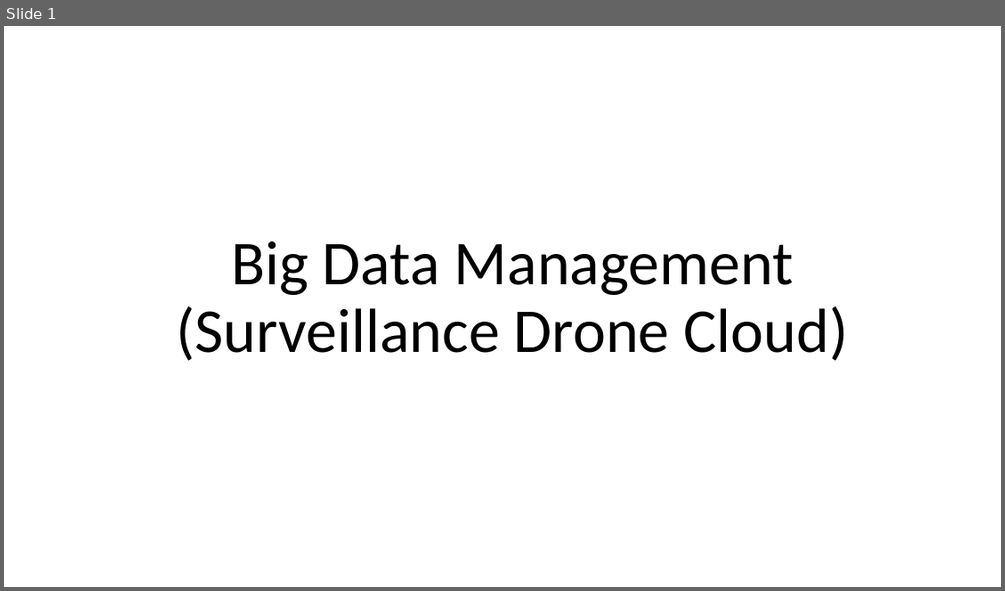
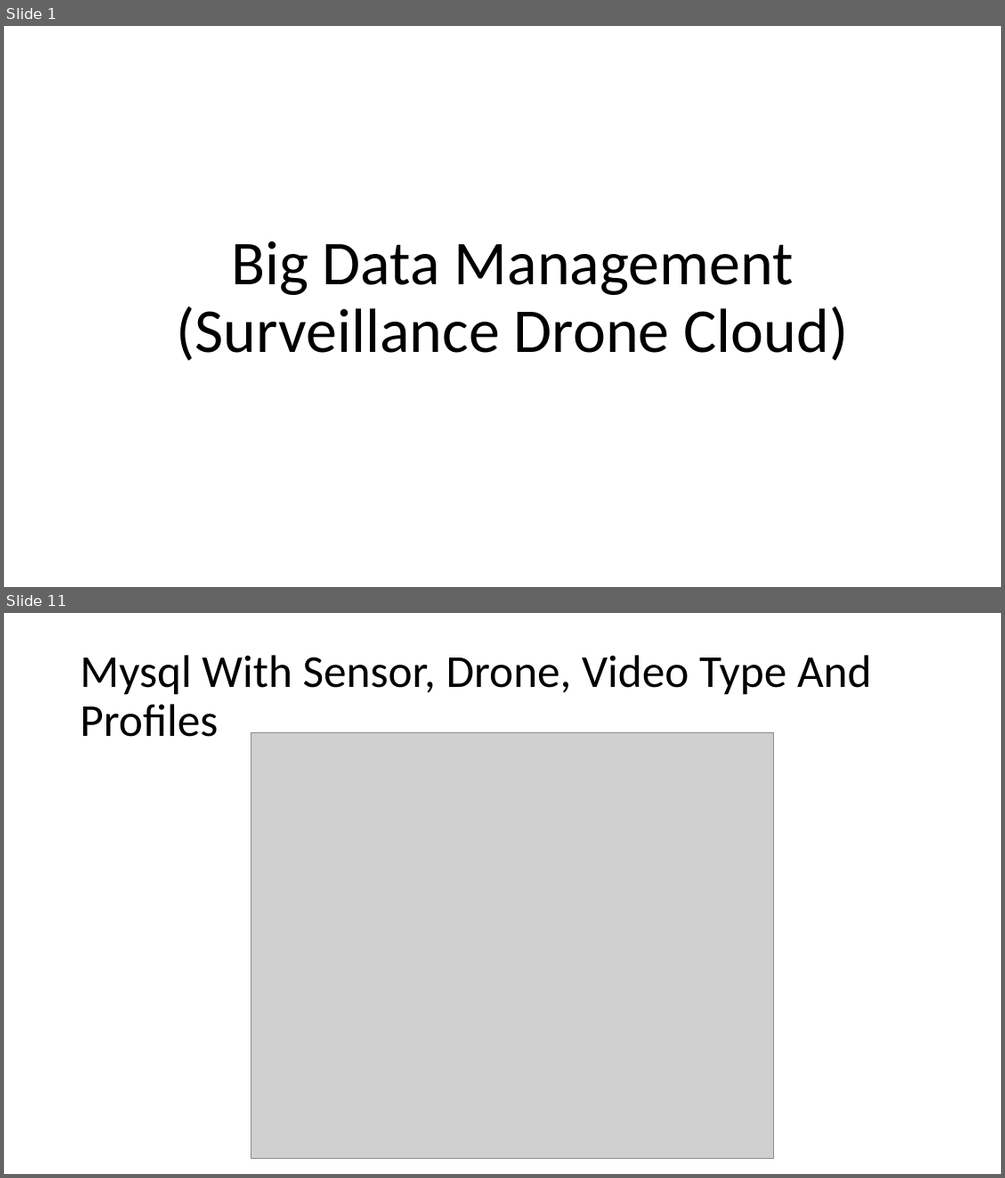
Before and after one commit to chriscwang/droneServiceCloud-1, a slide deck: weeklyMeetingsandDocuments/Big Data Management.pptx. Shown one above the other, each under a label of ours: slide 1 before the commit, slides 1 and 11 after it; the slides between them are not shown. The pictures are 1005x591 and 1005x1178 pixels, drawn with LibreOffice and Linux fonts; fonts in the diff are those of the drawing; grey boxes stand for pictures. Boxes give left, top, right and bottom in pixels: in the first picture for what was removed or moved away, otherwise in the second. Text is boxed around its words. In the diff, an @@ line names an element or a change of style, - is before the commit and + after.

```diff
--- a/weeklyMeetingsandDocuments/Big Data Management.pptx
+++ b/weeklyMeetingsandDocuments/Big Data Management.pptx
@@ slide 11 added at [4,613,1001,1174], background #FFFFFF @@
@@ title added at [80,655,872,737], 44 pt, text #000000 @@
+Mysql With Sensor, Drone, Video Type And Profiles
@@ picture added at [251,732,774,1158] @@
```
Also in this commit, not shown: 3 slides changed, 9 other slides added, 1 slide removed.
